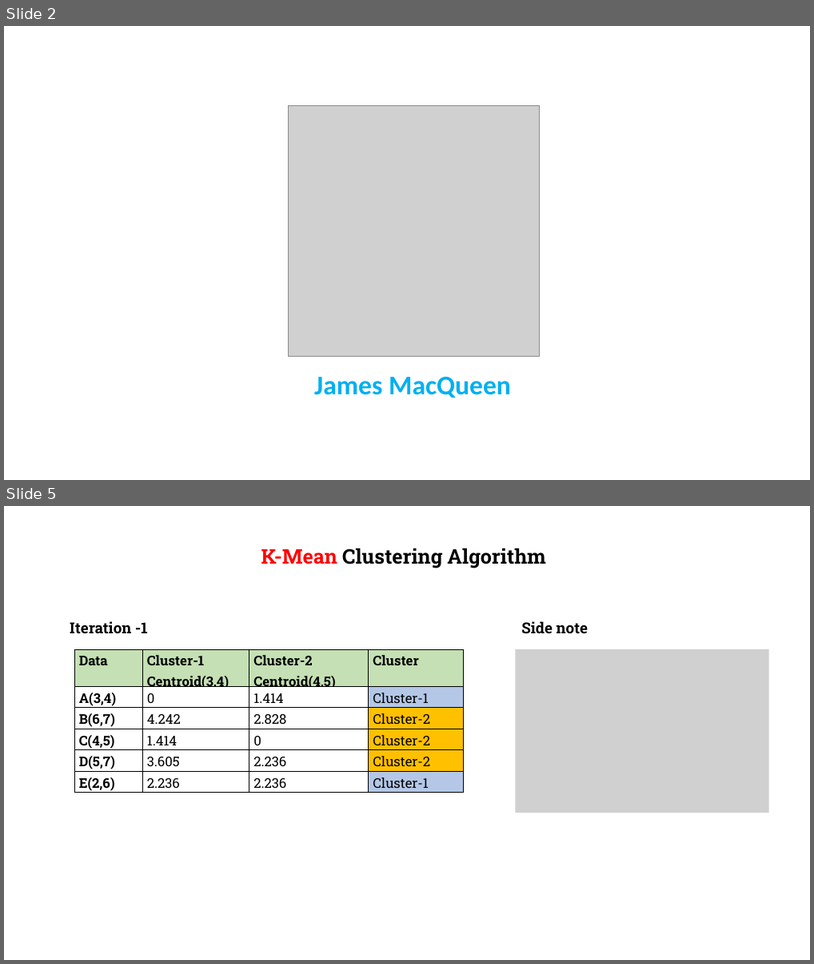
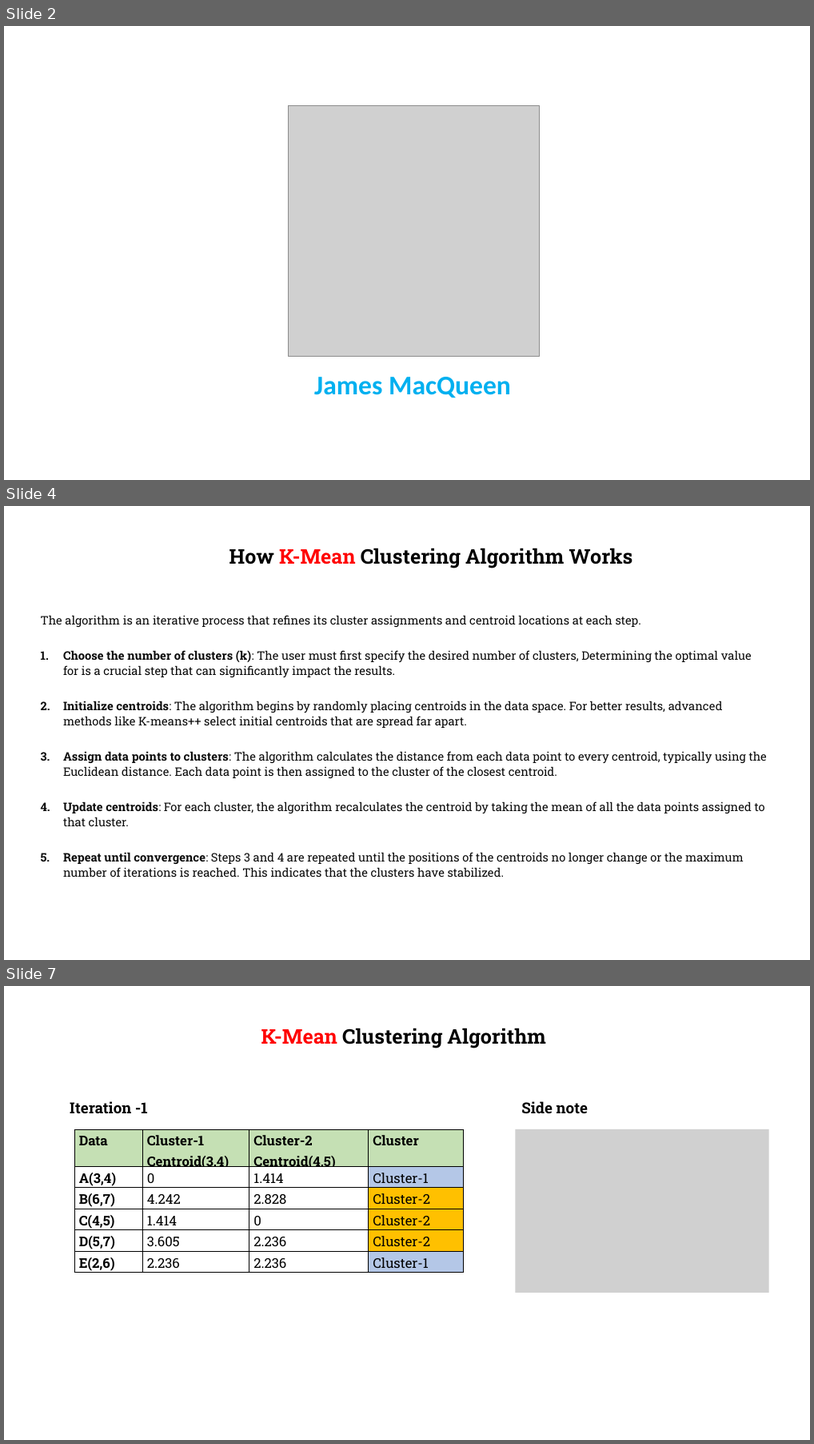
Before and after one commit to gmrr40058/data-science-ml-python-ostad, a slide deck: Class Modules/Module 14_Machine Learning-K Means Clustering, Time Seires Analysis/Class 1_K Means Clustering/K-Mean Clustering.pptx. Shown one above the other, each under a label of ours: slides 2 and 5 before the commit, slides 2, 4 and 7 after it; the slides between them are not shown. The pictures are 814x964 and 814x1444 pixels, drawn with LibreOffice and Linux fonts; fonts in the diff are those of the drawing; grey boxes stand for pictures; background and template pictures are left out. Boxes give left, top, right and bottom in pixels: in the first picture for what was removed or moved away, otherwise in the second. Text is boxed around its words. In the diff, an @@ line names an element or a change of style, - is before the commit and + after.

```diff
--- a/Class Modules/Module 14_Machine Learning-K Means Clustering, Time Seires Analysis/Class 1_K Means Clustering/K-Mean Clustering.pptx
+++ b/Class Modules/Module 14_Machine Learning-K Means Clustering, Time Seires Analysis/Class 1_K Means Clustering/K-Mean Clustering.pptx
@@ slide 4 added at [4,506,810,960], background picture (left out) @@
@@ text added at [230,548,634,568], 24 pt, text #000000, bold @@
+How K-Mean Clustering Algorithm Works
@@ text added at [41,615,767,876], 14 pt, text #0A0A0A @@
+The algorithm is an iterative process that refines its cluster assignments and centroid locations at each step.
+1. Choose the number of clusters (k): The user must first specify the desired number of clusters, Determining the optimal value for is a crucial step that can significantly impact the results.
+2. Initialize centroids: The algorithm begins by randomly placing centroids in the data space. For better results, advanced methods like K-means++ select initial centroids that are spread far apart.
+3. Assign data points to clusters: The algorithm calculates the distance from each data point to every centroid, typically using the Euclidean distance. Each data point is then assigned to the cluster of the closest centroid.
+4. Update centroids: For each cluster, the algorithm recalculates the centroid by taking the mean of all the data points assigned to that cluster.
+5. Repeat until convergence: Steps 3 and 4 are repeated until the positions of the centroids no longer change or the maximum number of iterations is reached. This indicates that the clusters have stabilized.
@@ what was slide 5 is now slide 7 @@
```
Also in this commit, not shown: 5 slides changed, 5 other slides added, 1 other file.
